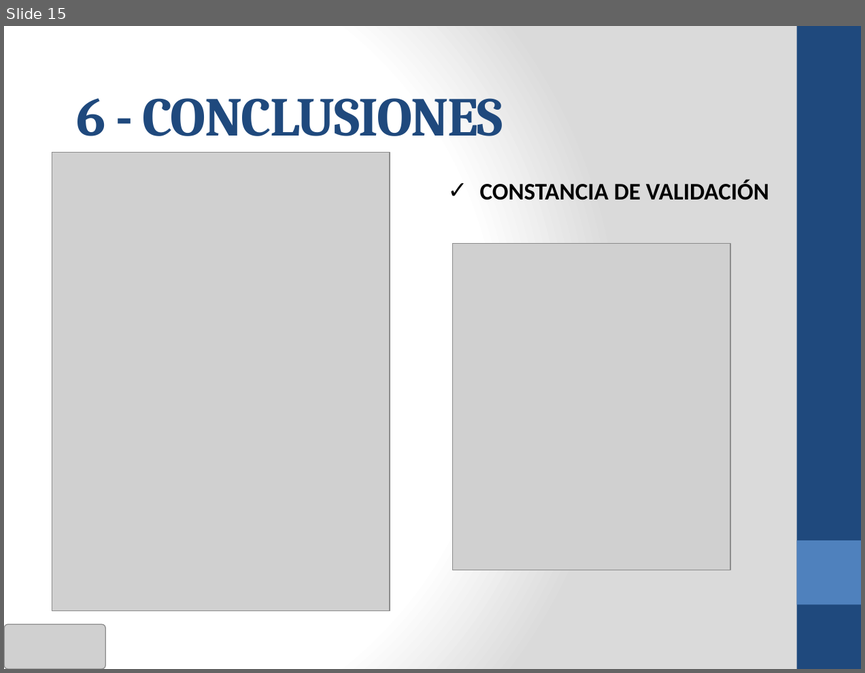
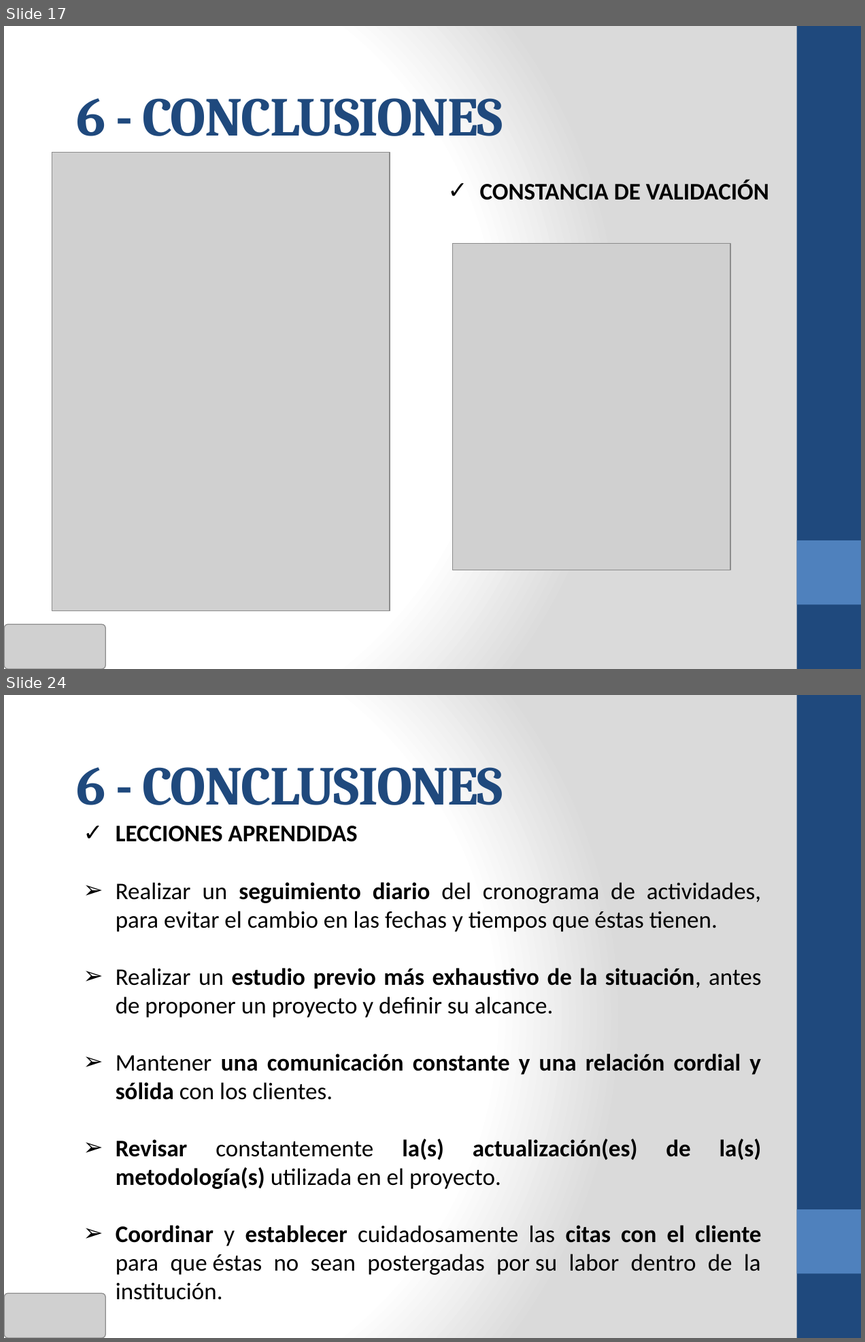
Before and after one commit to cms/proyecto-fya, a slide deck: Presentacion Final Ciclo 2011-02/ANOCFAP-[Presentación Final v2.0].pptx. Shown one above the other, each under a label of ours: slide 15 before the commit, slides 17 and 24 after it; the slides between them are not shown. The pictures are 865x673 and 865x1342 pixels, drawn with LibreOffice and Linux fonts; fonts in the diff are those of the drawing; grey boxes stand for pictures. Boxes give left, top, right and bottom in pixels: in the first picture for what was removed or moved away, otherwise in the second. Text is boxed around its words. In the diff, an @@ line names an element or a change of style, - is before the commit and + after.

```diff
--- a/Presentacion Final Ciclo 2011-02/ANOCFAP-[Presentación Final v2.0].pptx
+++ b/Presentacion Final Ciclo 2011-02/ANOCFAP-[Presentación Final v2.0].pptx
@@ slide 24 added at box(4, 695, 861, 1338), background gradient #FFFFFF to #DADADA; not listed: 2 template elements that a slide beside it also shows @@
@@ text added at box(77, 767, 503, 805), 46 pt, text #1F497D, bold @@
+6 - CONCLUSIONES
@@ text added at box(116, 826, 761, 1300), 20 pt, text #000000 @@
+✓ LECCIONES APRENDIDAS
+➢ Realizar un seguimiento diario del cronograma de actividades, para evitar el cambio en las fechas y tiempos que éstas tienen.
+➢ Realizar un estudio previo más exhaustivo de la situación, antes de proponer un proyecto y definir su alcance.
+➢ Mantener una comunicación constante y una relación cordial y sólida con los clientes.
+➢ Revisar constantemente la(s) actualización(es) de la(s) metodología(s) utilizada en el proyecto.
+➢ Coordinar y establecer cuidadosamente las citas con el cliente para que éstas no sean postergadas por su labor dentro de la institución.
@@ picture added at box(4, 1293, 105, 1338) @@
@@ what was slide 15 is now slide 17 @@
```
Also in this commit, not shown: 7 slides changed, 7 other slides added, 1 slide removed, 1 other file.
